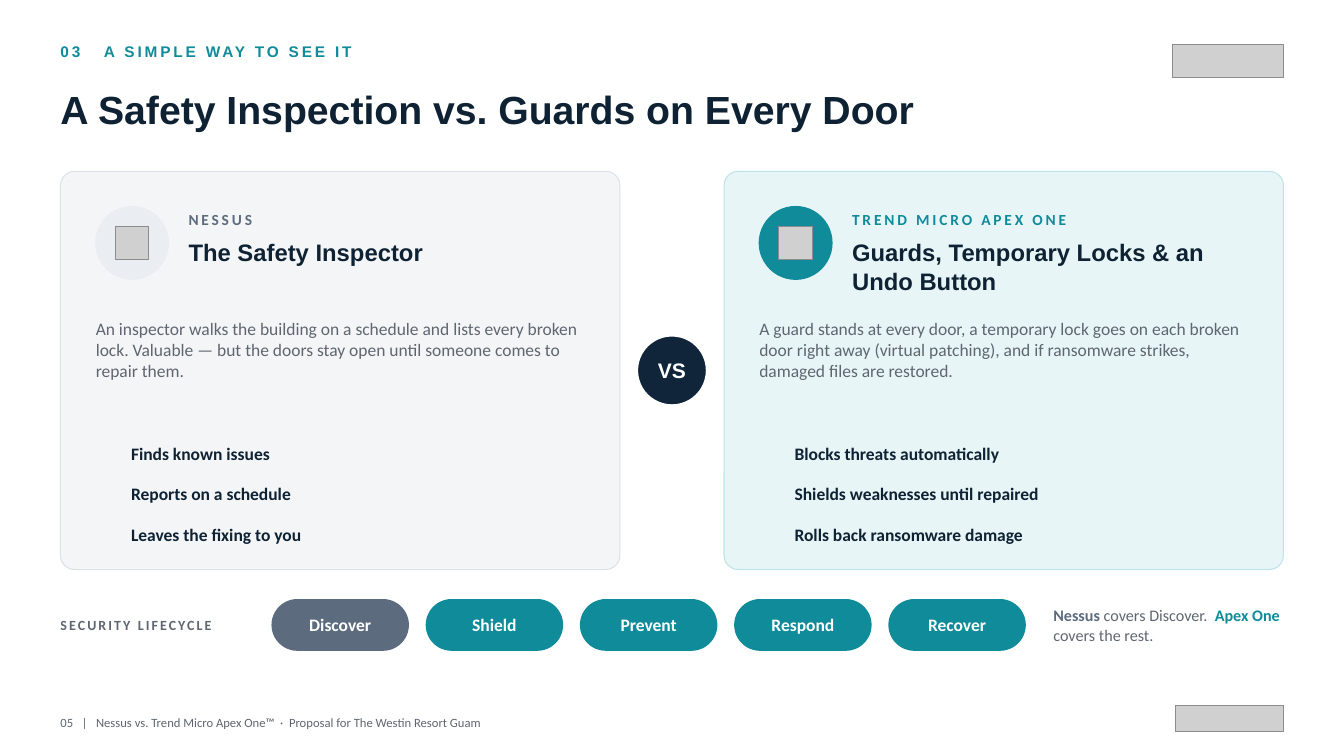
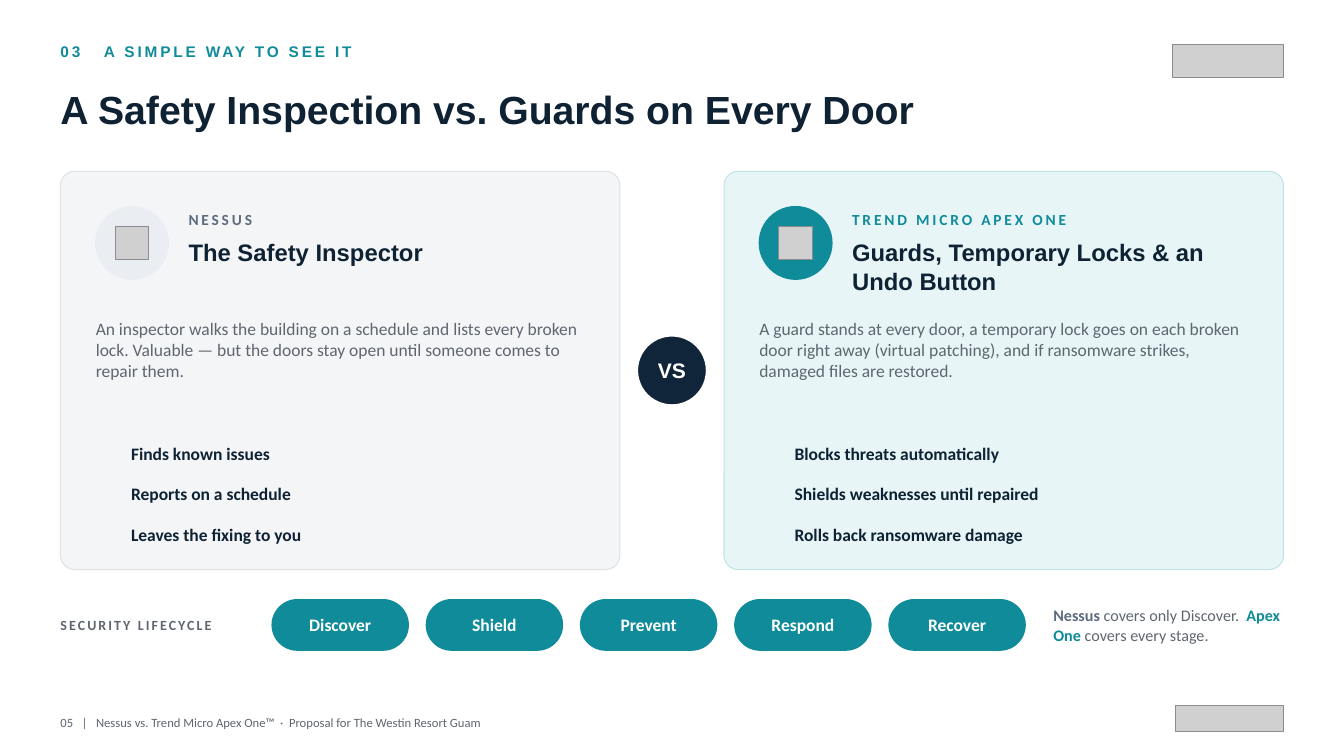
Before and after one commit to BigLee-Creator/Recommendations, a slide deck: slide 5 of ENG._Nessus_vs_Trend_Micro_Apex_One_Proposal_for_Westin_Resort_Guam_SECUKOREA.pptx. Drawn at 1344x756 pixels with LibreOffice and Linux fonts; fonts in the diff are those of the drawing; grey boxes stand for pictures; background and template pictures are left out. Boxes give left, top, right and bottom in pixels: in the first picture for what was removed or moved away, otherwise in the second. Text is boxed around its words. In the diff, an @@ line names an element or a change of style, - is before the commit and + after.

```diff
--- a/ENG._Nessus_vs_Trend_Micro_Apex_One_Proposal_for_Westin_Resort_Guam_SECUKOREA.pptx
+++ b/ENG._Nessus_vs_Trend_Micro_Apex_One_Proposal_for_Westin_Resort_Guam_SECUKOREA.pptx
@@ rounded rectangle at [272, 600, 408, 650]: fill #5D6B7E to #0F8B99; outline #5D6B7E 1 pt to #0F8B99 1 pt @@
@@ text at [1053, 610, 1280, 644]: text changed @@
-Nessus covers Discover. Apex One covers the rest.
+Nessus covers only Discover. Apex One covers every stage.
```
Also in this commit, not shown: 5 other slides changed.
